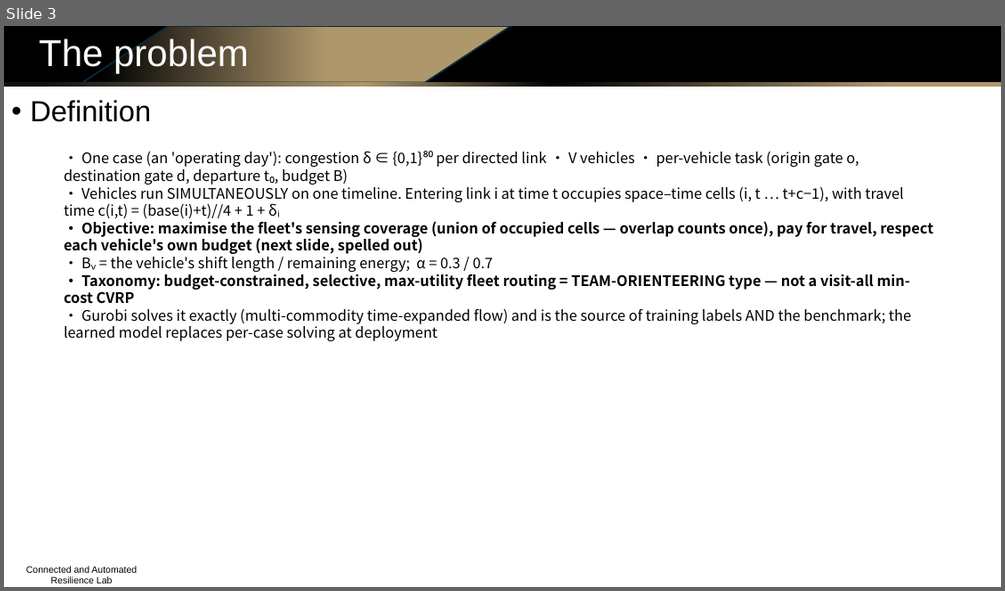
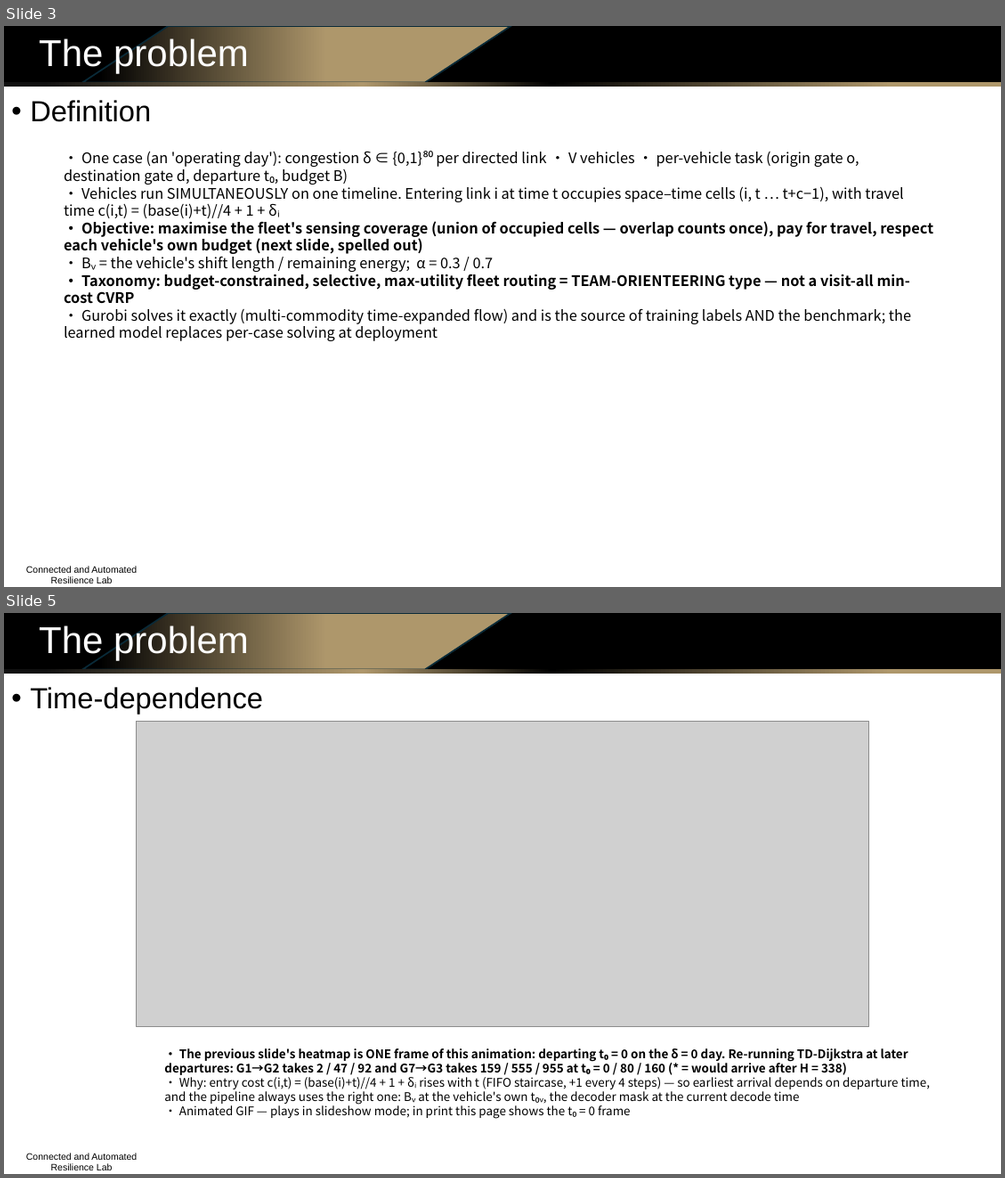
Before and after one commit to Dylan-Wyl10/RoboSense, a slide deck: experiments/20260804-budget-conditioning/ppt/sensing_routing_method_and_results.pptx. Shown one above the other, each under a label of ours: slide 3 before the commit, slides 3 and 5 after it; the slides between them are not shown. The pictures are 1005x591 and 1005x1178 pixels, drawn with LibreOffice and Linux fonts; fonts in the diff are those of the drawing; grey boxes stand for pictures; background and template pictures are left out. Boxes give left, top, right and bottom in pixels: in the first picture for what was removed or moved away, otherwise in the second. Text is boxed around its words. In the diff, an @@ line names an element or a change of style, - is before the commit and + after.

```diff
--- a/experiments/20260804-budget-conditioning/ppt/sensing_routing_method_and_results.pptx
+++ b/experiments/20260804-budget-conditioning/ppt/sensing_routing_method_and_results.pptx
@@ slide 5 added at (4, 613, 1001, 1174), background #FFFFFF; not listed: 4 template elements that a slide beside it also shows @@
@@ text added at (39, 624, 249, 661), 36 pt, text #FFFFFF @@
+The problem
@@ text added at (30, 687, 263, 714), 28 pt, text #000000 @@
+• Time-dependence
@@ picture added at (137, 722, 869, 1027) @@
@@ text added at (164, 1048, 930, 1119), 11.5 pt, text #000000 @@
+• The previous slide's heatmap is ONE frame of this animation: departing t₀ = 0 on the δ = 0 day. Re-running TD-Dijkstra at later departures: G1→G2 takes 2 / 47 / 92 and G7→G3 takes 159 / 555 / 955 at t₀ = 0 / 80 / 160 (* = would arrive after H = 338)
+• Why: entry cost c(i,t) = (base(i)+t)//4 + 1 + δᵢ rises with t (FIFO staircase, +1 every 4 steps) — so earliest arrival depends on departure time, and the pipeline always uses the right one: Bᵥ at the vehicle's own t₀ᵥ, the decoder mask at the current decode time
+• Animated GIF — plays in slideshow mode; in print this page shows the t₀ = 0 frame
```
Also in this commit, not shown: 1 slide changed, 1 other slide added, 6 other files.
